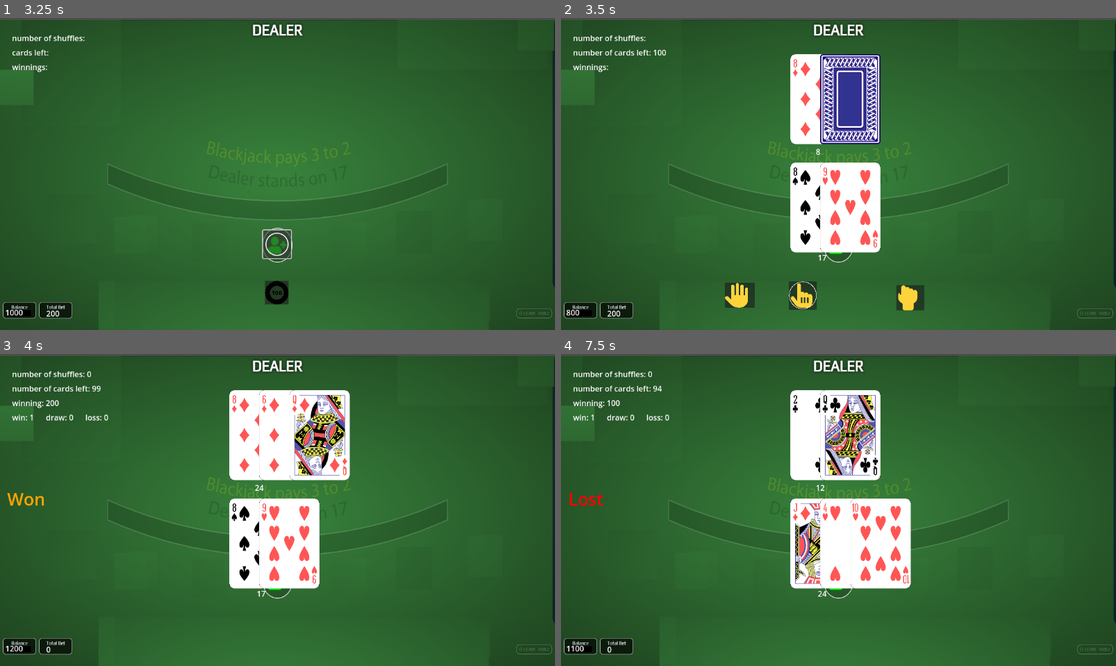
Above: before the commit, frames 1-4 (two rows, left to right).
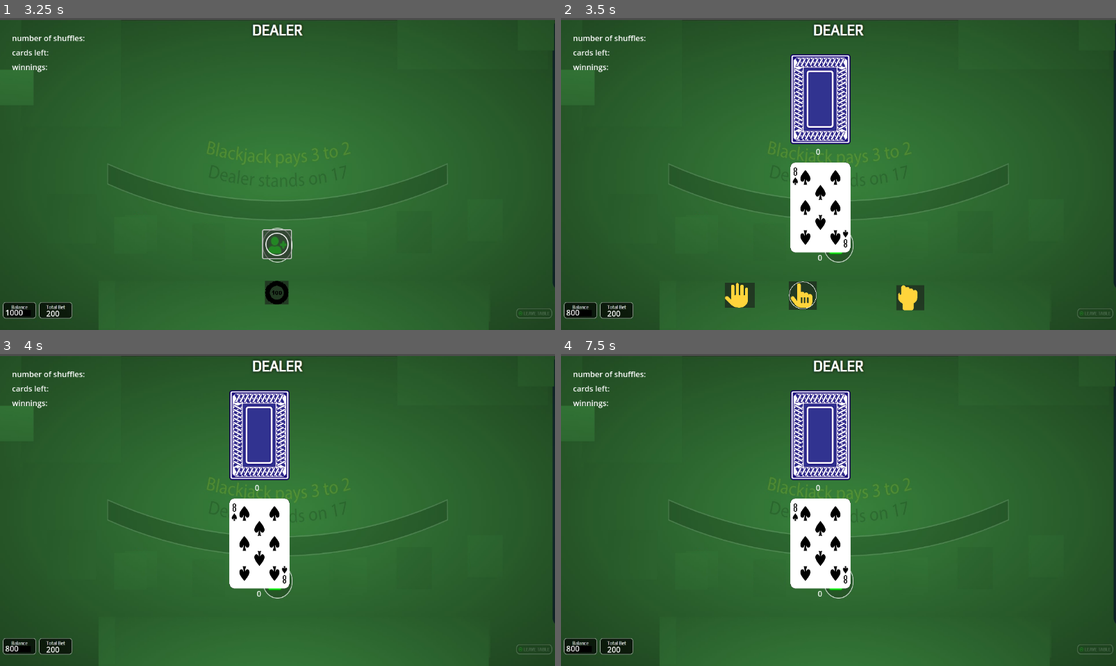
Above: after the commit, the same moments.

Repository: dooyoon/blackjack21-godot
Game: Godot game, scene res://main.tscn
The game is run twice, just before and just after one commit, with the same random seed, the same clock (stepped at 60 frames per second) and the same inputs.
Inputs (mouse positions are in pixels of both pictures, inside the frame that each line leads up to):
- Up to frame 1 (3.25 s): click (277, 245) at 0.5 s; click (277, 292) at 1.25 s; click (277, 292) at 2 s; click (277, 245) at 2.75 s
- Up to frame 2 (3.5 s): no input
- Up to frame 3 (4 s): click (177, 631) at 3.5 s
- Up to frame 4 (7.5 s): tap Enter at 4.25 s; tap Space at 5 s; click (838, 628) at 5.77 s; click (838, 581) at 6.52 s; click (805, 631) at 7.27 s

Frame 1 is identical in both runs. In frame 2, 6.2% of the frame differs, in the area x 2-58%, y 10-78%; in frame 3, 8.4%; in frame 4, 9.3%, in the area x 1-64%, y 5-96%.
Error after the commit: Invalid access to property or key 'cards' on a base object of type 'Array'. (res://main.gd:199)

Commit message:
switch player object to have multiple hands

Diff:
--- a/main.gd
+++ b/main.gd
@@ -13,6 +13,7 @@
 var stats = {'win':0, 'draw': 0, 'loss':0}
 var deplayForNewHand = 2 # senconds
 var loadedStats = false
+var here=false
 
 enum players {dealer, player1, split, none}
 enum colors {RED, BLUE, CYAN, ORANGE, GRAY, YELLOW}
@@ -63,8 +64,28 @@
 	card.score = score
 	return card
 
+func test():
+	var hands = {}
+	print ('size: %d ' % hands.size())
+	var card = card.new()
+	card.suit = 'Club'
+	card.value = 10
+	card.score =10
+	hands.set('1',[card])
+	print('here')
+	print(hands.values())
+	var card1 = hands.get('1')
+	card1.append(card)
+	print(card1[0].value)
+	hands.set('2',[card1])
+	print(hands.size())
+	print(hands.get('1').size())
+	print(hands.values().size())
+	print(hands[hands.keys()[1]])
+
 func _ready():
 	loadGameStats()
+	#test()
 
 	$Timer.wait_time = deplayForNewHand
 	showActions(actions.HIDE)
@@ -140,22 +161,25 @@
 	dealCard(players.player1,null)
 	#dealCard(players.player1,mockCard('A'))
 
-	if isBlackjack(player1.hands):
-		showDealerHidden(dealer.hands[1])
-		checkScore()
-
-	if dealer.hasAce:
-		message('Insurance?',colors.YELLOW)
-		$actions/Insurance.visible=true
-
-	elif dealer.hands[1].score + dealer.hands[0].score == 21:
-		dealer.hands[1].hidden=false
-		showDealerHidden(dealer.hands[1])
-		checkScore()
+	updateTotal()
+#	if isBlackjack(player1.hands):
+#		showDealerHidden(dealer.hands[1])
+#		checkScore()
+
+#	if dealer.hasAce:
+#		message('Insurance?',colors.YELLOW)
+#		$actions/Insurance.visible=true
+
+#	elif dealer.hands[1].score + dealer.hands[0].score == 21:
+#		dealer.hands[1].hidden=false
+#		showDealerHidden(dealer.hands[1])
+#		checkScore()
 
 func dealCard(to, custom):
 	# deal 1st card to player
 	var cardImgPath
+	var temphand
+
 	var index = randi_range(0, deck.size()-1)
 	var card = deck[index]
 	if custom: card = custom
@@ -164,47 +188,63 @@
 
 	match to:
 		players.dealer:
-			if isActive != players.dealer && dealer.hands.size() == 1:
-				card.hidden = true
-
-			getImg(players.dealer, card, dealer.hands.size())
-			dealer.hands.append(card)
-
-			if dealer.hands[0].value in ['A']:
-				dealer.hasAce = true
+			if dealer.hands.size() == 0:
+				card.hidden=true
+				temphand = hand.new()
+				dealer.hands.set('0',[])
+			else:
+				temphand = dealer.hands.values()[0]
+				if card.value in ['A']: temphand.hasAce = true
+
+			getImg(players.dealer, card, temphand.cards.size())
+			temphand.cards.append(card)
+			temphand.score = getHandScore(temphand)
+			dealer.hands.values()[0] = temphand
 
 		players.player1:
-			getImg(players.player1, card, player1.hands.size())
-			player1.hands.append(card)
-			showDoubleSplit(player1.hands)
-
-		players.split:
-			player1.split.append(card)
-			getImg(players.split, card, player1.split.size())
-			showDoubleSplit(player1.hands)
+
+			if here:
+				print('here')
+
+			if player1.hands.size() == 0:
+				temphand = hand.new()
+				player1.hands.set('0',[])
+			else:
+				temphand = player1.hands.values()[0]
+
+			getImg(players.player1, card, temphand.cards.size())
+			temphand.cards.append(card)
+			temphand.score = getHandScore(temphand)
+			if temphand.score > 21: temphand.busted = true
+			temphand.blackjack = isBlackjack(temphand.cards)
+			player1.hands.values()[0] = temphand
+			#showDoubleSplit(player1.hands)
+
 
 	deck.pop_at(index)
 
 	$scores/totalDealer.visible = true
 	$scores/totalPlayer.visible = true
-	updateTotal()
+
+	#update hand score, blackjack, hasAce, busted, done
+	#updateTotal()
 
 func getHandScore(hand):
 	var totalScore = 0
 	var aceIndex = []
 	#check if hand has any Ace
 	var index=0
-	for card in hand:
+	for card in hand.cards:
 		if card.value in ['A']: aceIndex.append(index)
 		index +=1
 
-	for card in hand:
+	for card in hand.cards:
 		if card.hidden == false:
 			totalScore += card.score
 			if totalScore > 21 && aceIndex.size() > 0:
 				for n in aceIndex:
-					if hand[n].score == 11:
-						hand[n].score = 1
+					if hand.cards[n].score == 11:
+						hand.cards[n].score = 1
 						totalScore -= 10
 						if totalScore < 22: break
 
@@ -223,10 +263,10 @@
 	$stats/Bet.text = str(player1.bet[0])
 
 func updateTotal():
-	$scores/totalPlayer.text = str(getHandScore(player1.hands))
-	$scores/totalDealer.text = str(getHandScore(dealer.hands))
-	if (player1.split.size() > 0):
-		$scores/totalSplit.text = str(getHandScore(player1.split))
+	$scores/totalPlayer.text = str(player1.hands.values()[0].score)
+	$scores/totalDealer.text = str(dealer.hands.values()[0].score)
+	#if (player1.split.size() > 0):
+	#	$scores/totalSplit.text = str(getHandScore(player1.split))
 
 	#stats:
 	$stats/cardsRemaining.text = 'number of cards left: %s' % str(deck.size())
@@ -275,8 +315,8 @@
 	showActions(actions.HIDE)
 	isActive = players.dealer
 
-	dealer.hands[1].hidden = false
-	showDealerHidden(dealer.hands[1])
+	dealer.hands.values()[0].cards[0].hidden = false
+	showDealerHidden(dealer.hands.values()[0].cards[0])
 
 	if getHandScore(player1.hands) > 21:
 		checkScore() # if player busted, checkScore and start new hand
@@ -292,18 +332,19 @@
 	checkScore()
 
 func nextTurn():
-	if player1.split.size() > 0 && isActive != players.split:
-		isActive = players.split
-		$scores/totalPlayer.add_theme_color_override('font_color','WHITE')
-		$scores/totalSplit.add_theme_color_override('font_color','RED')
-		dealCard(isActive, null)
-		updateTotal()
-	elif isActive == players.split:
-		isActive = players.dealer
-		$scores/totalSplit.add_theme_color_override('font_color','WHITE')
-	else:
-		isActive = players.dealer
-
+#	if player1.split.size() > 0 && isActive != players.split:
+#		isActive = players.split
+#		$scores/totalPlayer.add_theme_color_override('font_color','WHITE')
+#		$scores/totalSplit.add_theme_color_override('font_color','RED')
+#		dealCard(isActive, null)
+#		updateTotal()
+#	elif isActive == players.split:
+#		isActive = players.dealer
+#		$scores/totalSplit.add_theme_color_override('font_color','WHITE')
+#	else:
+#		isActive = players.dealer
+
+	isActive = players.dealer
 	if isActive == players.dealer:	dealersTurn()
 
 func checkScore():
@@ -400,6 +441,7 @@
 	nextTurn()
 
 func _hit_button_pressed():
+	here=true
 	if $actions/Insurance.visible == true:
 		$actions/Insurance.visible = false
 	if isBlackjack(dealer.hands): dealersTurn(); return
@@ -411,8 +453,10 @@
 				nextTurn()
 		_:
 			dealCard(players.player1,null)
-			if getHandScore(player1.hands) >= 21:
+			if player1.hands.values()[0].busted:
 				nextTurn()
+				#dealersTurn()
+
 
 func _double_button_pressed():
 	if $actions/Insurance.visible == true:
@@ -513,7 +557,7 @@
 	var texture = ImageTexture.create_from_image(image)
 	tempCard.image.texture = texture
 
-	$scores/totalDealer.text = str(getHandScore(dealer.hands))
+	$scores/totalDealer.text = str(getHandScore(dealer.hands.values()[0].cards))
 
 func loadBackground():
 	var background = TextureRect.new()
@@ -559,12 +603,20 @@
 	var image
 	var imageIndex
 
+class hand:
+	var cards=[]
+	var score=0
+	var blackjack=false
+	var split=false
+	var hasAce=false
+	var aceIndex=[]
+	var busted=false
+	var done=false
+
 class player:
 	var balance=1000
 	var bet=[0]
-	var hands=[]
-	var split=[]
-	var hasAce=false
+	var hands={}
 	var insurance=false
 	var totalBet=0
 	var totalWin=0
Not shown: 1 places in main.tscn that only renumber resources
Not shown, added: screenshot.PNG.import
